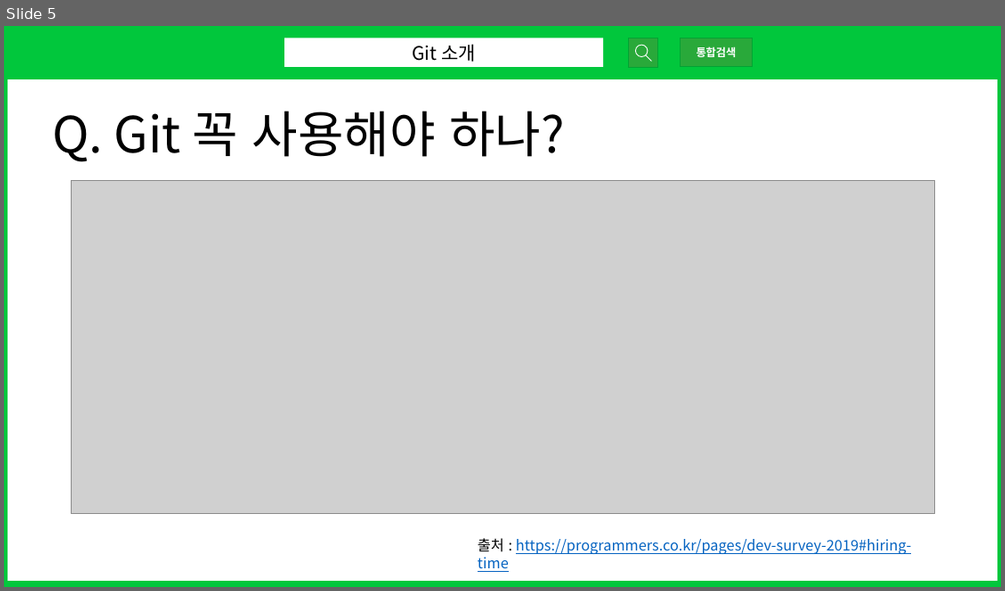
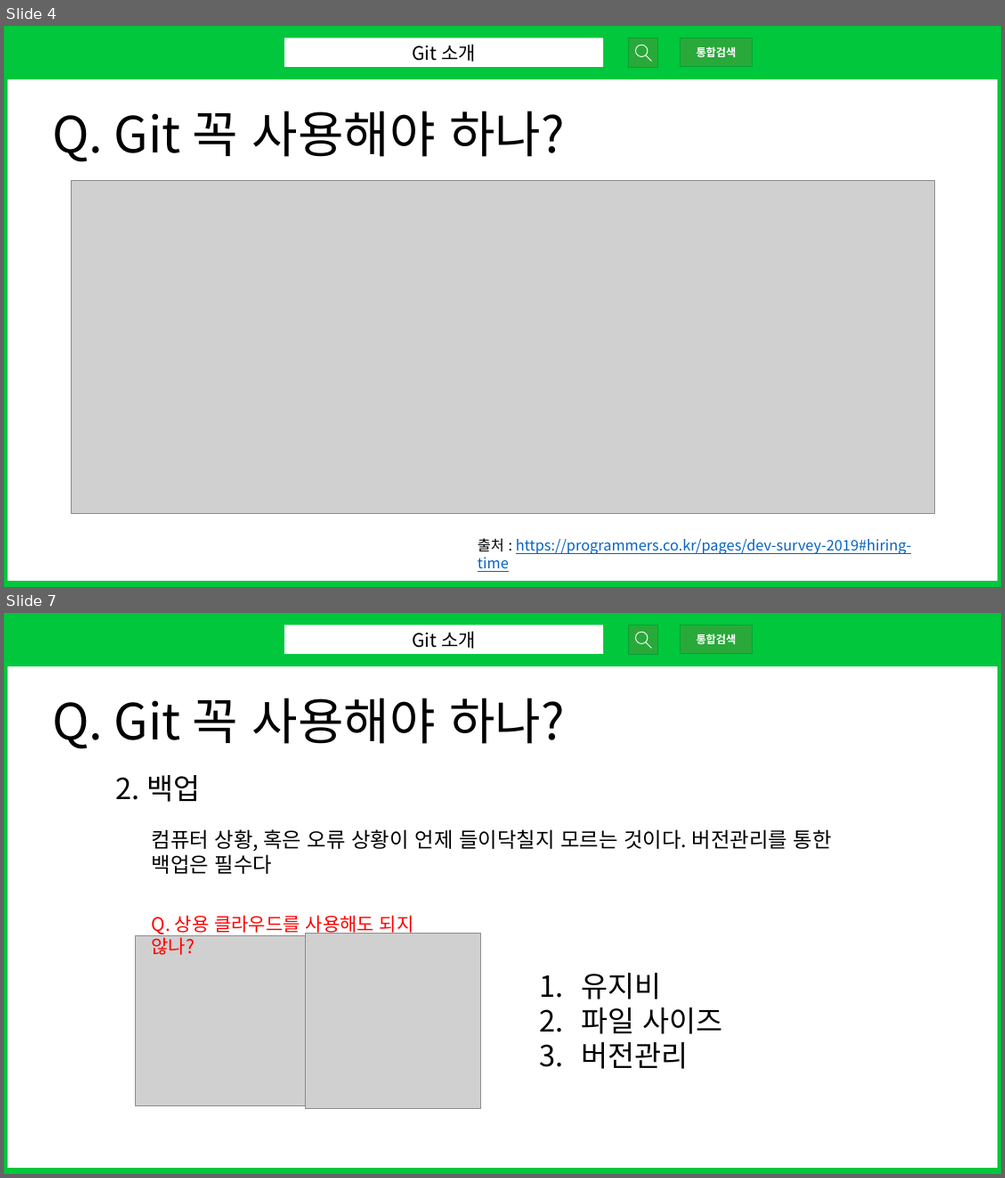
Before and after one commit to yukyung841/git_github_training, a slide deck: docs/git-seminar-pt.pptx. Shown one above the other, each under a label of ours: slide 5 before the commit, slides 4 and 7 after it; the slides between them are not shown. The pictures are 1005x591 and 1005x1178 pixels, drawn with LibreOffice and Linux fonts; fonts in the diff are those of the drawing; grey boxes stand for pictures. Boxes give left, top, right and bottom in pixels: in the first picture for what was removed or moved away, otherwise in the second. Text is boxed around its words. In the diff, an @@ line names an element or a change of style, - is before the commit and + after.

Commit message:
1장 깃 소개 관련 포스트 및 ppt 내용 수정

```diff
--- a/docs/git-seminar-pt.pptx
+++ b/docs/git-seminar-pt.pptx
@@ slide 7 added at <box>4,613,1001,1174</box>, background #FFFFFF @@
@@ rectangle added at <box>4,613,1001,1172</box>, outline #01C73C 7.5 pt @@
@@ rectangle added at <box>4,613,1001,666</box>, fill #01C73C @@
@@ rectangle added at <box>284,625,603,654</box>, fill #FFFFFF, 18 pt, text #000000 @@
+Git 소개
@@ triangle added at <box>607,636,616,642</box>, fill #01C73C @@
@@ rectangle added at <box>629,625,657,654</box>, fill #29A93A, outline #01A333 1 pt @@
@@ donut added at <box>635,632,647,644</box>, fill #FFFFFF @@
@@ rectangle added at <box>680,625,752,654</box>, fill #29A93A, outline #01A333 1 pt, 10.5 pt, text #FFFFFF, bold @@
+통합검색
@@ rounded rectangle added at <box>645,641,652,649</box>, fill #FFFFFF @@
@@ text added at <box>52,698,565,749</box>, 48 pt, text #000000 @@
+Q. Git 꼭 사용해야 하나?
@@ text added at <box>116,775,200,802</box>, 28 pt, text #000000 @@
+2. 백업
@@ text added at <box>152,829,832,874</box>, 20 pt, text #000000 @@
+컴퓨터 상황, 혹은 오류 상황이 언제 들이닥칠지 모르는 것이다. 버전관리를 통한 백업은 필수다
@@ text added at <box>152,915,414,955</box>, 18 pt, text #FF0000 @@
+Q. 상용 클라우드를 사용해도 되지 않나?
@@ picture added at <box>135,936,305,1106</box> @@
@@ picture added at <box>306,933,480,1108</box> @@
@@ text added at <box>582,973,723,1069</box>, 28 pt, text #000000 @@
+1. 유지비
+2. 파일 사이즈
+3. 버전관리
@@ what was slide 5 is now slide 4 @@
```
Also in this commit, not shown: 7 slides changed, 2 other slides added, 13 other files.
